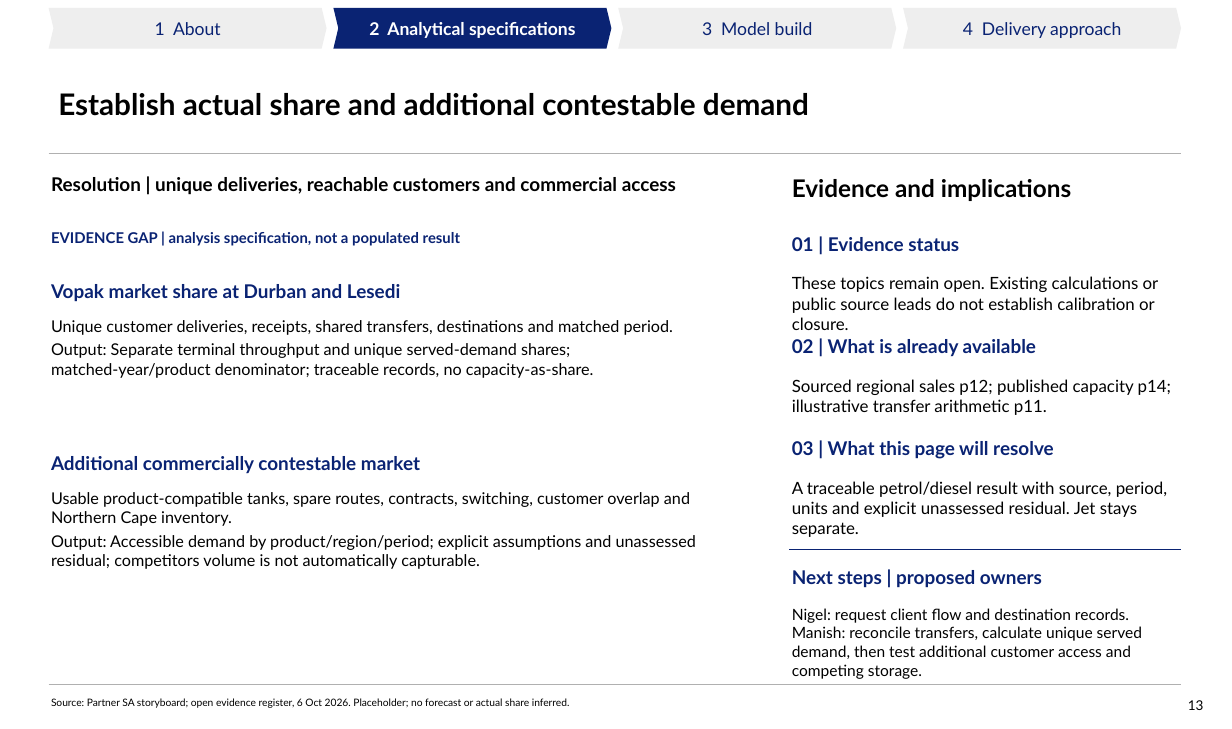
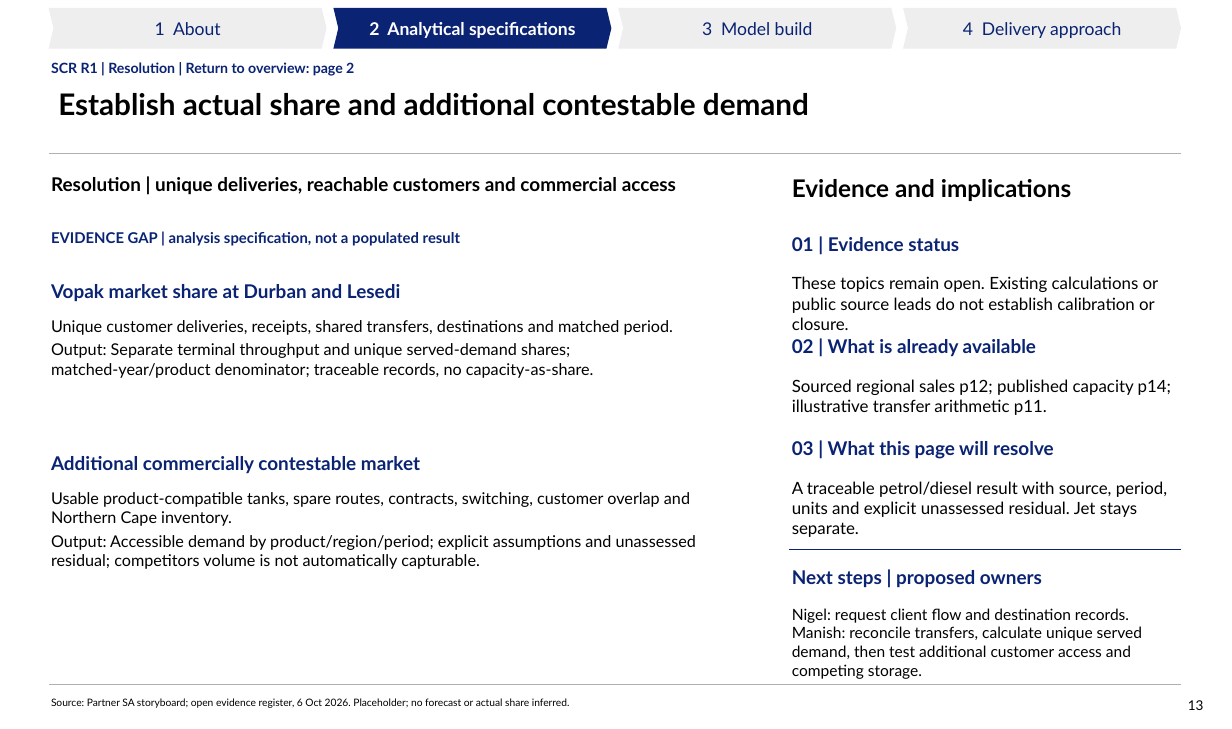
Before and after one commit to Africa-International-Advisors/liquid_fuels_model, a slide deck: slide 13 of pptx/output/delivered/Vopak_Week1_Analytical_Pack_2026_10_06.pptx. Drawn at 1232x729 pixels with LibreOffice and Linux fonts; fonts in the diff are those of the drawing; background and template pictures are left out. Boxes give left, top, right and bottom in pixels: in the first picture for what was removed or moved away, otherwise in the second. Text is boxed around its words. In the diff, an @@ line names an element or a change of style, - is before the commit and + after.

```diff
--- a/pptx/output/delivered/Vopak_Week1_Analytical_Pack_2026_10_06.pptx
+++ b/pptx/output/delivered/Vopak_Week1_Analytical_Pack_2026_10_06.pptx
@@ text added at (51, 62, 354, 76), 10.5 pt, text #0A2373, bold @@
+SCR R1 | Resolution | Return to overview: page 2
```
Also in this commit, not shown: 13 other slides changed, 6 other files.
